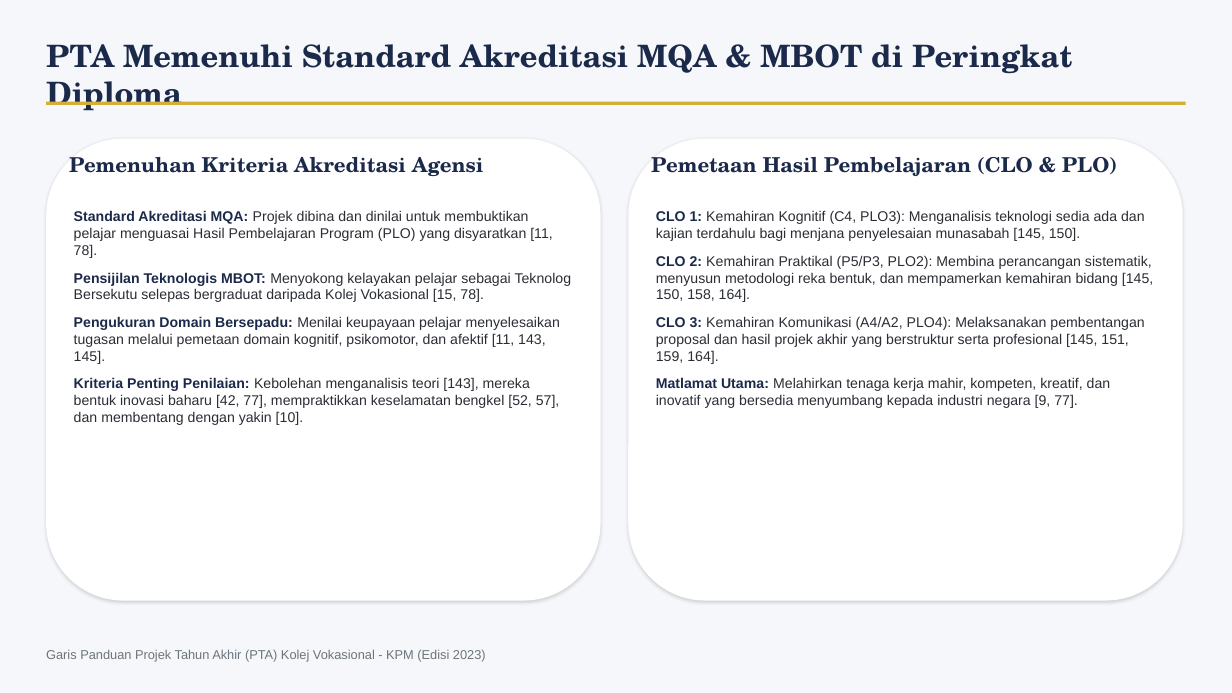
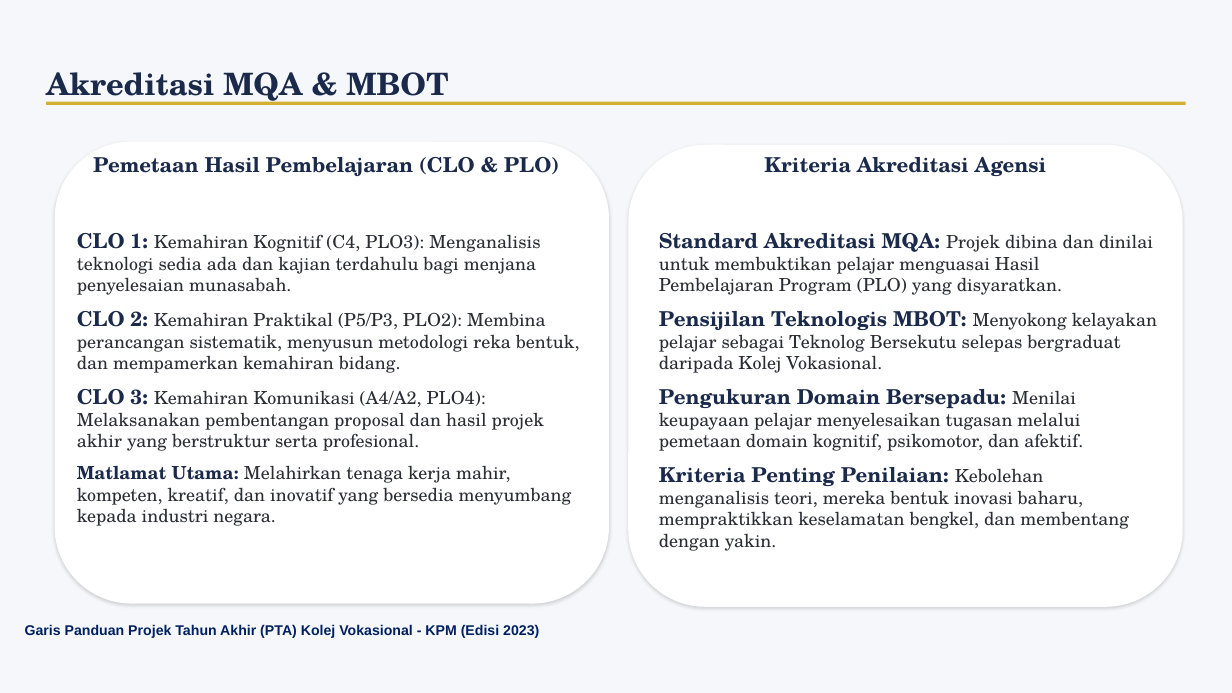
Before and after one commit to cikdet/KVreportformat, a slide deck: slide 12 of KV_PTA_KVSegamat_Sept2026_edit.pptx (slide 11 before the commit). Drawn at 1232x693 pixels with LibreOffice and Linux fonts; fonts in the diff are those of the drawing; background and template pictures are left out. Boxes give left, top, right and bottom in pixels: in the first picture for what was removed or moved away, otherwise in the second. Text is boxed around its words. In the diff, an @@ line names an element or a change of style, - is before the commit and + after.

Commit message:
Update report format

```diff
--- a/KV_PTA_KVSegamat_Sept2026_edit.pptx
+++ b/KV_PTA_KVSegamat_Sept2026_edit.pptx
@@ text at (46, 72, 448, 105): text changed @@
-PTA Memenuhi Standard Akreditasi MQA & MBOT di Peringkat Diploma
+Akreditasi MQA & MBOT
@@ rounded rectangle: place and size @@
-rounded rectangle at (46, 139, 601, 601)
+rounded rectangle at (55, 141, 609, 604)
@@ text "Pemetaan Hasil Pembelajaran (CLO & ...": place and size @@
-text "Pemetaan Hasil Pembelajaran (CLO & ..." at (651, 157, 1117, 176)
+text "Pemetaan Hasil Pembelajaran (CLO & ..." at (93, 157, 559, 176)
@@ text "Pemetaan Hasil Pembelajaran (CLO & ..." at (93, 157, 559, 176): alignment left to centre @@
@@ rounded rectangle: place and size @@
-rounded rectangle at (628, 139, 1183, 601)
+rounded rectangle at (628, 145, 1183, 607)
@@ text at (764, 157, 1047, 176): text changed @@
-Pemenuhan Kriteria Akreditasi Agensi
+Kriteria Akreditasi Agensi
@@ text at (77, 233, 571, 526): text changed; size 11 to 14 pt; font Arial to TeX Gyre Schola @@
-CLO 1: Kemahiran Kognitif (C4, PLO3): Menganalisis teknologi sedia ada dan kajian terdahulu bagi menjana penyelesaian munasabah [145, 150].
-CLO 2: Kemahiran Praktikal (P5/P3, PLO2): Membina perancangan sistematik, menyusun metodologi reka bentuk, dan mempamerkan kemahiran bidang [145, 150, 158, 164].
-CLO 3: Kemahiran Komunikasi (A4/A2, PLO4): Melaksanakan pembentangan proposal dan hasil projek akhir yang berstruktur serta profesional [145, 151, 159, 164].
-Matlamat Utama: Melahirkan tenaga kerja mahir, kompeten, kreatif, dan inovatif yang bersedia menyumbang kepada industri negara [9, 77].
+CLO 1: Kemahiran Kognitif (C4, PLO3): Menganalisis teknologi sedia ada dan kajian terdahulu bagi menjana penyelesaian munasabah.
+CLO 2: Kemahiran Praktikal (P5/P3, PLO2): Membina perancangan sistematik, menyusun metodologi reka bentuk, dan mempamerkan kemahiran bidang.
+CLO 3: Kemahiran Komunikasi (A4/A2, PLO4): Melaksanakan pembentangan proposal dan hasil projek akhir yang berstruktur serta profesional.
+Matlamat Utama: Melahirkan tenaga kerja mahir, kompeten, kreatif, dan inovatif yang bersedia menyumbang kepada industri negara.
@@ text at (659, 233, 1153, 551): text changed; size 11 to 14 pt; font Arial to TeX Gyre Schola @@
-Standard Akreditasi MQA: Projek dibina dan dinilai untuk membuktikan pelajar menguasai Hasil Pembelajaran Program (PLO) yang disyaratkan [11, 78].
-Pensijilan Teknologis MBOT: Menyokong kelayakan pelajar sebagai Teknolog Bersekutu selepas bergraduat daripada Kolej Vokasional [15, 78].
-Pengukuran Domain Bersepadu: Menilai keupayaan pelajar menyelesaikan tugasan melalui pemetaan domain kognitif, psikomotor, dan afektif [11, 143, 145].
-Kriteria Penting Penilaian: Kebolehan menganalisis teori [143], mereka bentuk inovasi baharu [42, 77], mempraktikkan keselamatan bengkel [52, 57], dan membentang dengan yakin [10].
+Standard Akreditasi MQA: Projek dibina dan dinilai untuk membuktikan pelajar menguasai Hasil Pembelajaran Program (PLO) yang disyaratkan.
+Pensijilan Teknologis MBOT: Menyokong kelayakan pelajar sebagai Teknolog Bersekutu selepas bergraduat daripada Kolej Vokasional.
+Pengukuran Domain Bersepadu: Menilai keupayaan pelajar menyelesaikan tugasan melalui pemetaan domain kognitif, psikomotor, dan afektif.
+Kriteria Penting Penilaian: Kebolehan menganalisis teori, mereka bentuk inovasi baharu, mempraktikkan keselamatan bengkel, dan membentang dengan yakin.
@@ text "Garis Panduan Projek Tahun Akhir ...": place and size @@
-text "Garis Panduan Projek Tahun Akhir ..." at (46, 649, 486, 662)
+text "Garis Panduan Projek Tahun Akhir ..." at (25, 624, 539, 638)
@@ text "Garis Panduan Projek Tahun Akhir ..." at (25, 624, 539, 638): size 10 to 11 pt, text colour #6C757D to #002060, bold on @@
```
Also in this commit, not shown: 1 other slide changed, 1 slide added.
